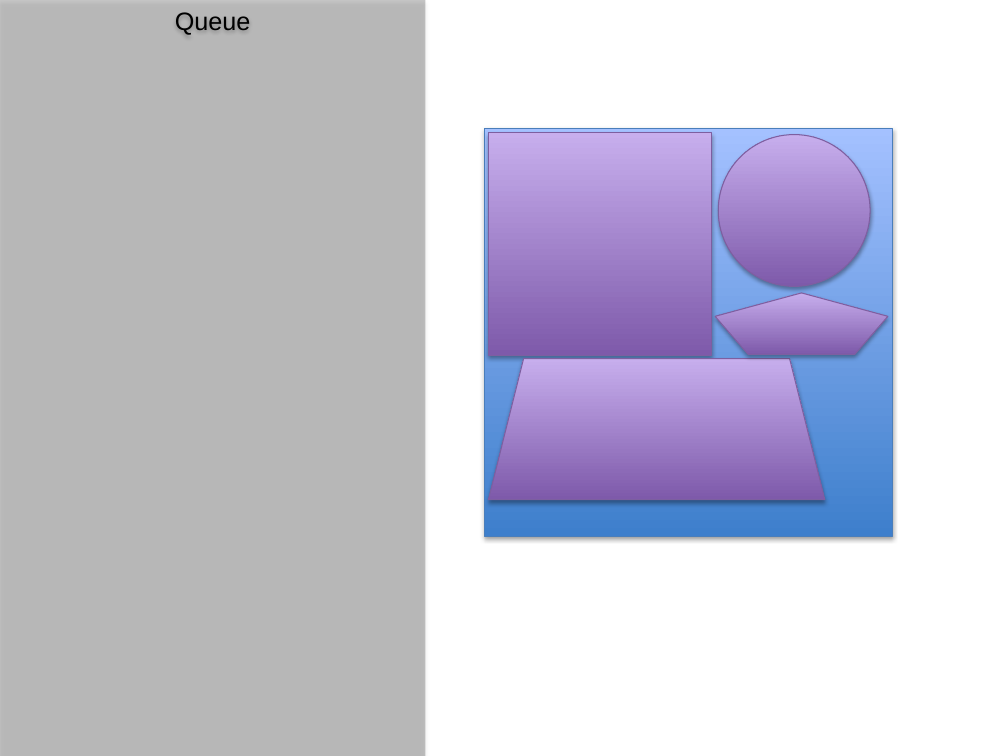
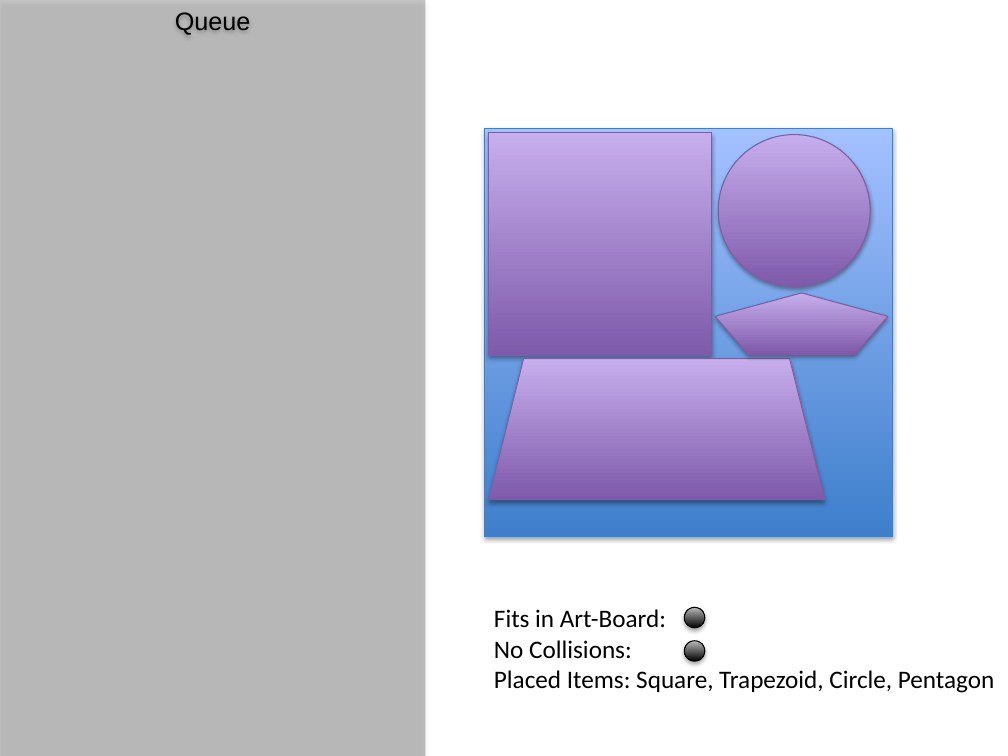
Before and after one commit to StJohn3D/santaCode2014, a slide deck: slide 17 of SantaCode_2014_StJohn.pptx. Drawn at 1008x756 pixels with LibreOffice and Linux fonts; fonts in the diff are those of the drawing. Boxes give left, top, right and bottom in pixels: in the first picture for what was removed or moved away, otherwise in the second. Text is boxed around its words. In the diff, an @@ line names an element or a change of style, - is before the commit and + after.

```diff
--- a/SantaCode_2014_StJohn.pptx
+++ b/SantaCode_2014_StJohn.pptx
@@ text added at <box>494,609,994,693</box>, 18 pt, text #000000 @@
+Fits in Art-Board:
+No Collisions:
+Placed Items: Square, Trapezoid, Circle, Pentagon
@@ ellipse added at <box>684,608,705,628</box>, fill gradient #000000 to #BDBDBD, outline #000000 0.75 pt @@
@@ ellipse added at <box>684,641,705,661</box>, fill gradient #000000 to #BDBDBD, outline #000000 0.75 pt @@
```
Also in this commit, not shown: 12 other slides changed.
